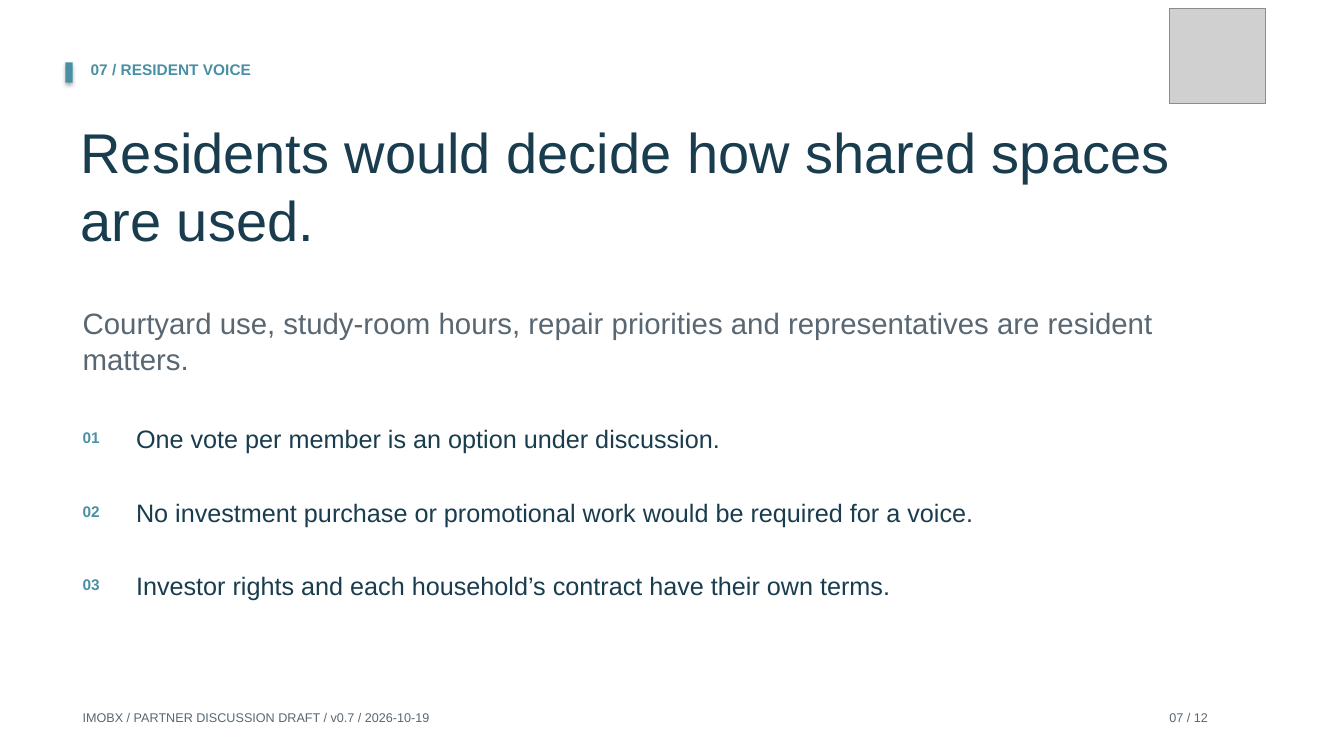
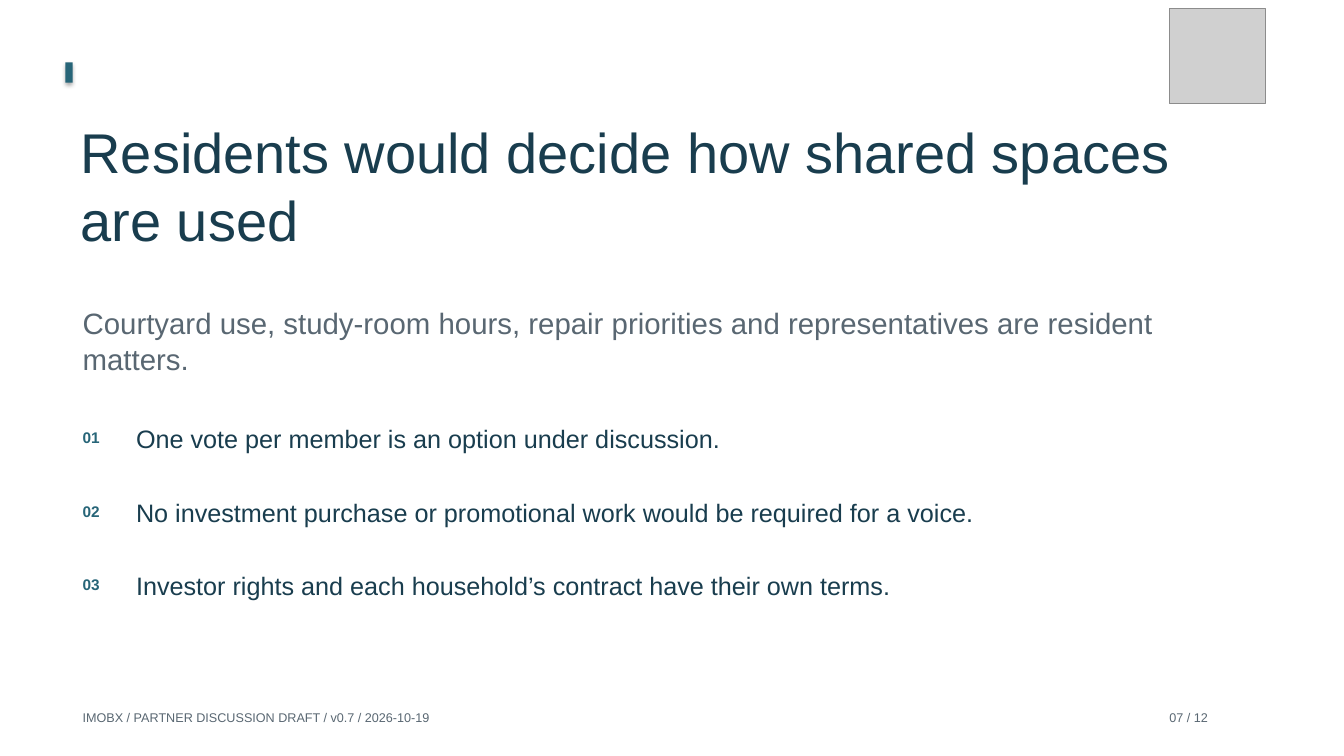
Before and after one commit to Siah-kin/imobx-website, a slide deck: slide 7 of pitchdeck.pptx. Drawn at 1344x756 pixels with LibreOffice and Linux fonts; fonts in the diff are those of the drawing; grey boxes stand for pictures. Boxes give left, top, right and bottom in pixels: in the first picture for what was removed or moved away, otherwise in the second. Text is boxed around its words. In the diff, an @@ line names an element or a change of style, - is before the commit and + after.

```diff
--- a/pitchdeck.pptx
+++ b/pitchdeck.pptx
@@ rectangle at (x1=66, y1=63, x2=73, y2=83): fill #4A90A4 to #276578 @@
@@ text removed at (x1=91, y1=64, x2=251, y2=75) @@
-07 / RESIDENT VOICE
@@ text at (x1=81, y1=132, x2=1169, y2=242): text changed @@
-Residents would decide how shared spaces are used.
+Residents would decide how shared spaces are used
@@ text colour #4A90A4 to #276578 in 3 elements at (x1=83, y1=432, x2=100, y2=443), (x1=83, y1=506, x2=100, y2=517), (x1=83, y1=579, x2=100, y2=590) @@
```
Also in this commit, not shown: 11 other slides changed, 38 other files.
